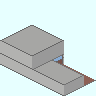
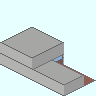
Two versions of the same layered image (96 x 96). Layer-by-layer changes:
painted on "Subway_Station_Gateway_He.png" over <box>0,25,64,58</box>
